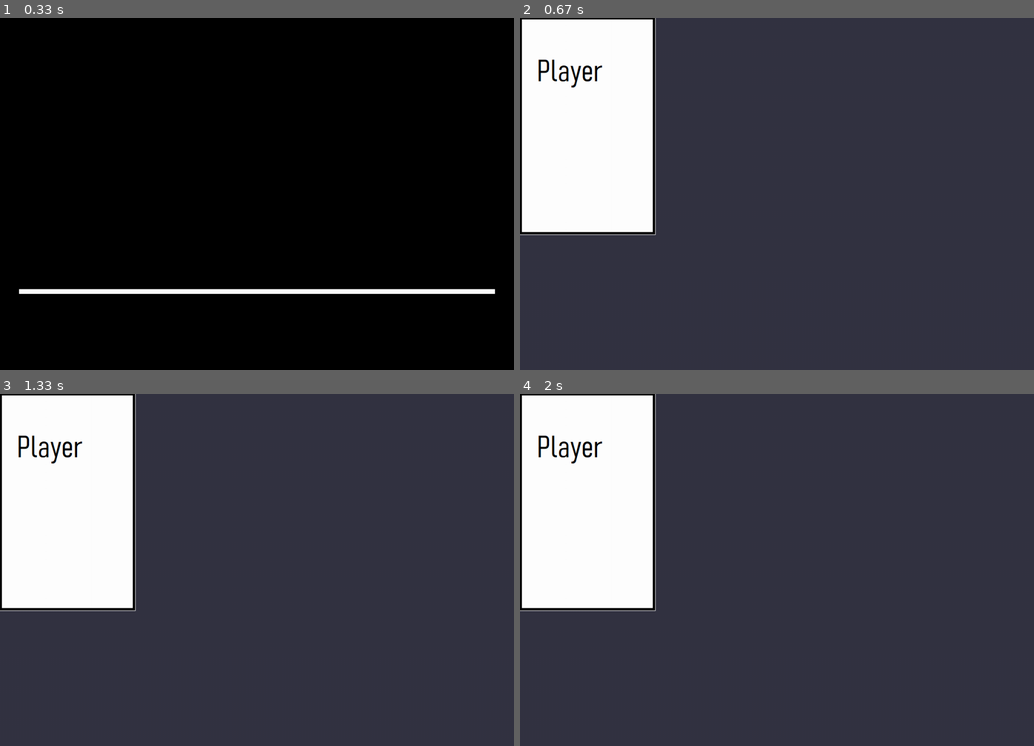
Above: before the commit, frames 1-4 (two rows, left to right).
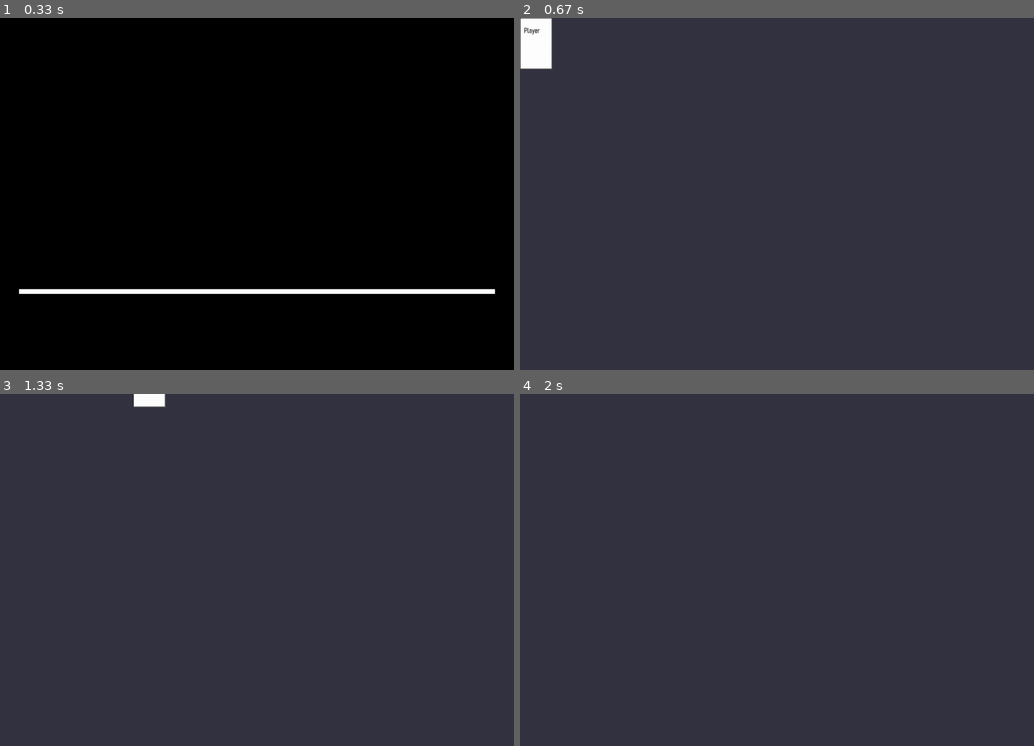
Above: after the commit, the same moments.

Repository: Group-of-PLAGUE-Time-Wanderer/PLAGUE-Time-Wanderer
Game: pygame game, started from Jeu_vidéo2/__main__.py
Two runs of this game, one before a commit and one after it. Both use one fixed random seed, a clock stepped at 60 frames per second and the inputs below.
Inputs (mouse positions are in pixels of both pictures, inside the frame that each line leads up to):
- Up to frame 1 (0.33 s): no input
- Up to frame 2 (0.67 s): click (777, 194) at 0.43 s
- Up to frame 3 (1.33 s): hold Right 0.67-1.13 s; hold Up from 1.17 s (still down)
- Up to frame 4 (2 s): release Up at 1.47 s

Frame 1 is identical in both runs. In frame 2, 16% of the frame differs, in the area x 0-27%, y 0-62%; in frame 3, 16%, in the area x 0-33%, y 0-62%; in frame 4, 16%.

Commit message:
Added player mechanisms

Diff:
--- a/Jeu_vidéo2/config.py
+++ b/Jeu_vidéo2/config.py
@@ -35,3 +35,10 @@
     isl = img.get_size()
     # calcul condensé du centre de l'écran soustrait aux centre de l'image pour arriver pile au... milieu
     return round(scsize[0]/2-isl[0]/2), round(scsize[1]/2-isl[1]/2)
+
+
+def control(direction: str):
+    try:
+        return keys[player_controls[direction]]
+    except KeyError:
+        return False
--- a/Jeu_vidéo2/physics.py
+++ b/Jeu_vidéo2/physics.py
@@ -6,28 +6,38 @@
 class GravitySprite(pygame.sprite.Sprite):
     def __init__(self, controls: dict = None):
         super().__init__()
-        self.velocity = (0, 0)  # x-vel, y-vel
+        self.x_vel = 0
+        self.y_vel = 0
         self.speed = 10
         self.controls = controls
         self.image = load("assets/player.bmp")
         self.rect = self.image.get_rect()
+        self.controls = ["up", "down", "left", "right"]
+#        self.keyy = [pygame.K_UP, pygame.K_DOWN, pygame.K_LEFT, pygame.K_RIGHT]
 
     def move(self, direction):
         if direction == "up":
-            self.velocity[1] += self.speed
+            self.y_vel -= self.speed
         elif direction == "down":
-            self.velocity[1] -= self.speed
+            self.y_vel += self.speed
         elif direction == "left":
-            self.velocity[0] -= self.speed
+            self.x_vel -= self.speed
         elif direction == "right":
-            self.velocity[0] += self.speed
+            self.x_vel += self.speed
+
+    def automove(self):
+        for thing in self.controls:
+            if control(thing):
+                self.move(thing)
 
     def collide(self, group):
         print(pygame.sprite.spritecollide(self, group, False))
 
     def update(self):
-        self.rect.x = self.velocity[0]
-        self.rect.y = self.velocity[1]
+        self.rect.x = self.x_vel
+        self.rect.y = self.y_vel
+
+        self.automove()
 
         insert(self.image, self.rect)
 
Binary file changed: Jeu_vidéo2/assets/player.bmp
